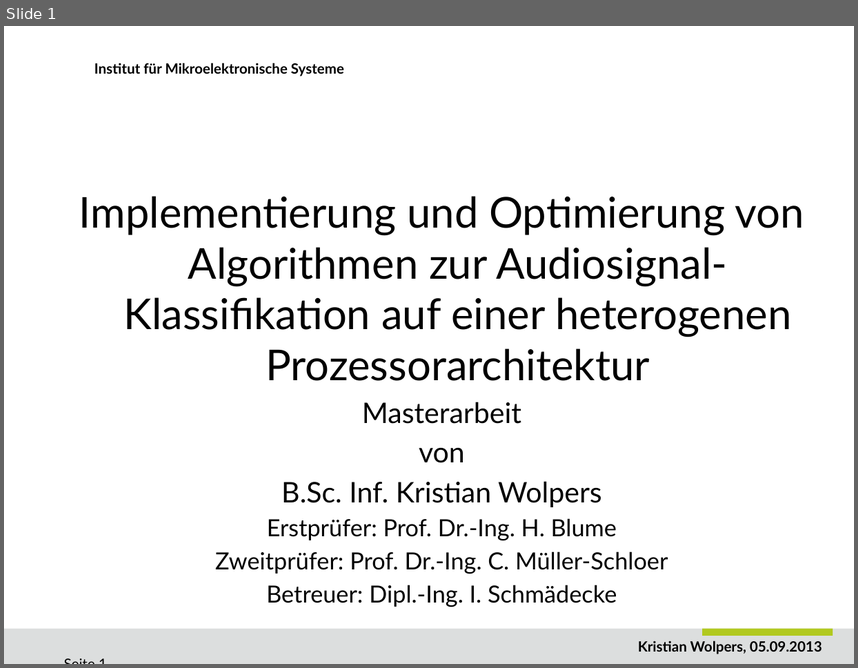
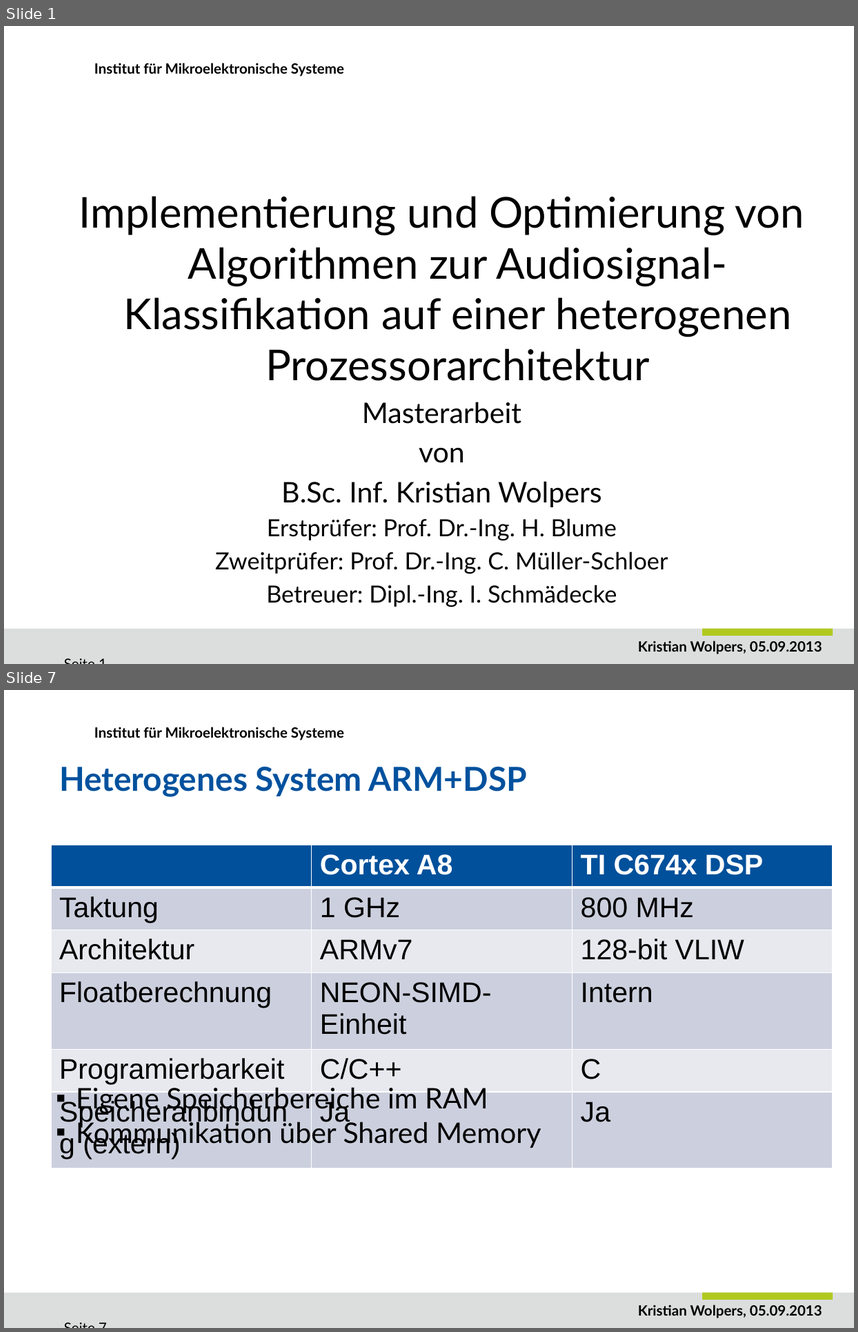
Before and after one commit to DuncanSin/Masterarbeit, a slide deck: Speech/Praesentation1.pptx. Shown one above the other, each under a label of ours: slide 1 before the commit, slides 1 and 7 after it; the slides between them are not shown. The pictures are 858x668 and 858x1332 pixels, drawn with LibreOffice and Linux fonts; fonts in the diff are those of the drawing; background and template pictures are left out. Boxes give left, top, right and bottom in pixels: in the first picture for what was removed or moved away, otherwise in the second. Text is boxed around its words. In the diff, an @@ line names an element or a change of style, - is before the commit and + after.

```diff
--- a/Speech/Praesentation1.pptx
+++ b/Speech/Praesentation1.pptx
@@ slide 7 added at (4, 690, 854, 1328), background #FFFFFF; not listed: 4 template elements that a slide beside it also shows @@
@@ title added at (59, 767, 527, 797), 28 pt, text #00519E, bold @@
+Heterogenes System ARM+DSP
@@ table added at (51, 845, 833, 1161), 6 rows, 3 columns @@
+ | Cortex A8 | TI C674x DSP
+Taktung | 1 GHz | 800 MHz
+Architektur | ARMv7 | 128-bit VLIW
+Floatberechnung | NEON-SIMD-Einheit | Intern
+Programierbarkeit | C/C++ | C
+Speicheranbindung (extern) | Ja | Ja
@@ text added at (76, 1083, 541, 1148), 24 pt, text #000000 @@
+▪ Eigene Speicherbereiche im RAM
+▪ Kommunikation über Shared Memory
```
Also in this commit, not shown: 13 slides changed, 2 other slides added, 1 slide removed, 2 other files.
